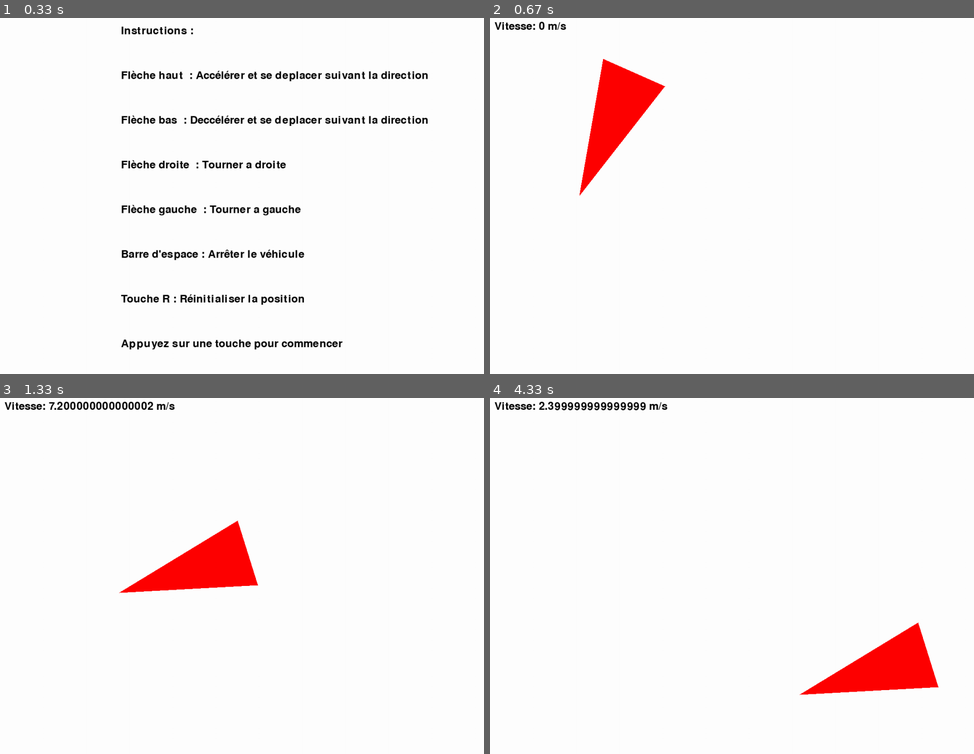
Above: before the commit, frames 1-4 (two rows, left to right).
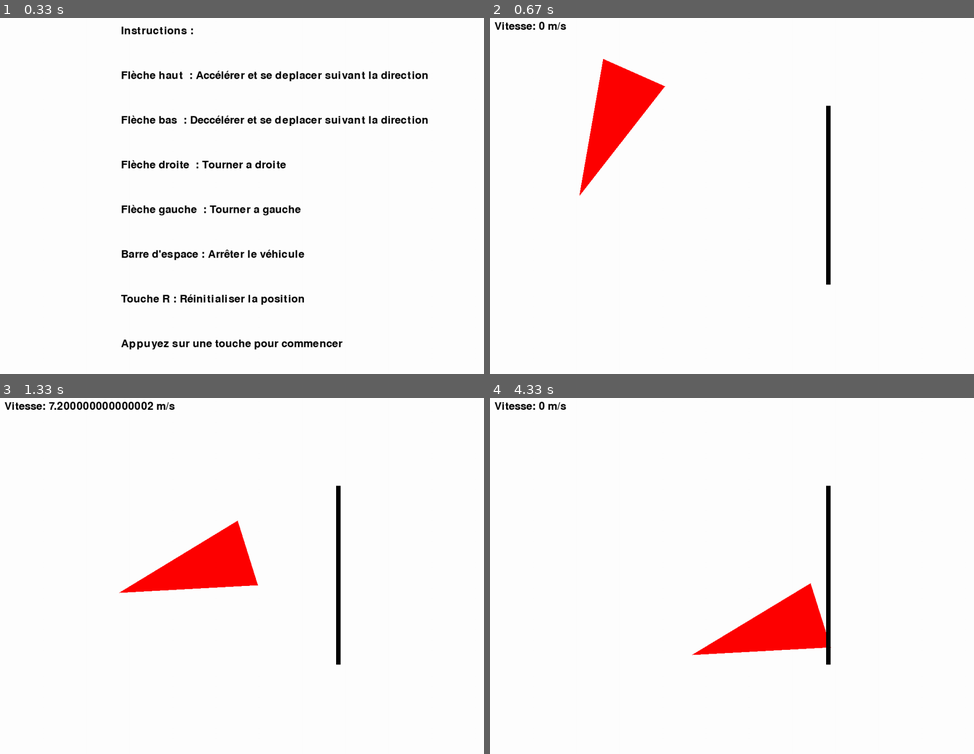
Above: after the commit, the same moments.

Repository: Singh-Jaskaranpreet/projet_robot_LU2IN013
Game: pygame game, started from simulateur.py
Two runs of this game, one before a commit and one after it. Both use one fixed random seed, a clock stepped at 60 frames per second and the inputs below.
Inputs:
- Up to frame 1 (0.33 s): no input
- Up to frame 2 (0.67 s): hold Right from 0.33 s (still down)
- Up to frame 3 (1.33 s): release Right at 0.8 s; hold Up 0.83-1.13 s; hold Right from 1.17 s (still down)
- Up to frame 4 (4.33 s): release Right at 1.63 s; hold Left 1.67-2.2 s; hold Down 2.23-2.53 s; hold Left 2.57-2.97 s; hold Up 3-3.37 s; tap Space at 3.07, 3.47, 3.77, 4.13 s; hold Right 3.4-4.03 s; hold Down from 4.07 s (still down)

Frame 1 is identical in both runs. In frame 2, 0.5% of the frame differs, in the area x 69-71%, y 24-75%; in frame 3, 0.5%; in frame 4, 6.3%, in the area x 10-93%, y 1-84%.

Commit message:
création de l'obsatcle

Diff:
--- a/Environnement.py
+++ b/Environnement.py
@@ -1,5 +1,6 @@
 import pygame
 import math
+from time import sleep
 
 class Environnement:
 
@@ -12,16 +13,30 @@
         if vehicule.x + 17 > self.largeur or vehicule.y  - 17 < 0 or vehicule.x - 17 < 0 or vehicule.y + 17 > self.hauteur :  # 25 est le rayon du cercle
             vehicule.arret()
 
-    def afficher(self, screen, vehicule, couleur_vehicule, couleur_texte):
-        # Points du triangle
+    def afficher(self, screen, vehicule, couleur_vehicule, couleur_texte, objects):
+        #Points du triangle
         (x,y)=(vehicule.x,vehicule.y)
         (xg,yg)=(x+vehicule.long*2,y-(vehicule.long//2))
         (xd,yd)=(x+vehicule.long*2,y+(vehicule.long//2))
+
         point_Rarr = (x, y)  # Sommet
         point_Rgauch = (x+(xg-x)*math.cos(vehicule.angle)-(yg-y)*math.sin(vehicule.angle),y+(xg-x)*math.sin(vehicule.angle)+(yg-y)*math.cos(vehicule.angle))  # Bas gauche
         point_Rdroite = (x+(xd-x)*math.cos(vehicule.angle)-(yd-y)*math.sin(vehicule.angle),y+(xd-x)*math.sin(vehicule.angle)+(yd-y)*math.cos(vehicule.angle))  # Bas droite
-        # Afficher le véhicule
-        pygame.draw.polygon(screen, couleur_vehicule,[point_Rarr,point_Rgauch,point_Rdroite])
+        rb=[(point_Rarr, point_Rdroite, point_Rgauch)]
+                # Afficher le véhicule
+        for v in rb:
+            voi=pygame.draw.polygon(screen, couleur_vehicule,v)
+
+        # Création de l'obstacle numéro 1
+
+        for obj in objects:
+            pygame.draw.rect(screen, (0,0,0), obj)
+        if voi.colliderect(obj):
+            if vehicule.vitesse > 0:
+                print('oh là là y a un choc')
+            vehicule.arret()
+            vehicule.vitesse = 0
+
 
         # Afficher la vitesse
         font = pygame.font.SysFont(None, 36)
--- /dev/null
+++ b/Obstacle.py
@@ -0,0 +1,7 @@
+class Obsatcle:
+
+    def __init__(self, l, w, name):
+
+        self.l = l
+        self.w = w
+        self.name = name
--- a/simulateur.py
+++ b/simulateur.py
@@ -19,6 +19,12 @@
 # Création de l'environnement et d'un véhicule
 environnement = Environnement(LARGEUR, HAUTEUR)
 vehicule = Vehicule("Voiture", 200, HAUTEUR // 2, 0, 3,150)
+
+
+
+
+tmp=[pygame.Rect(750, 200, 10, 400)]
+
 
 # Fonction pour afficher les instructions
 def afficher_instructions():
@@ -78,6 +84,6 @@
 
     # Affichage
     screen.fill(BLANC)
-    environnement.afficher(screen, vehicule, ROUGE, NOIR)
+    environnement.afficher(screen, vehicule, ROUGE, NOIR, tmp)
     pygame.display.flip()
     clock.tick(60)
